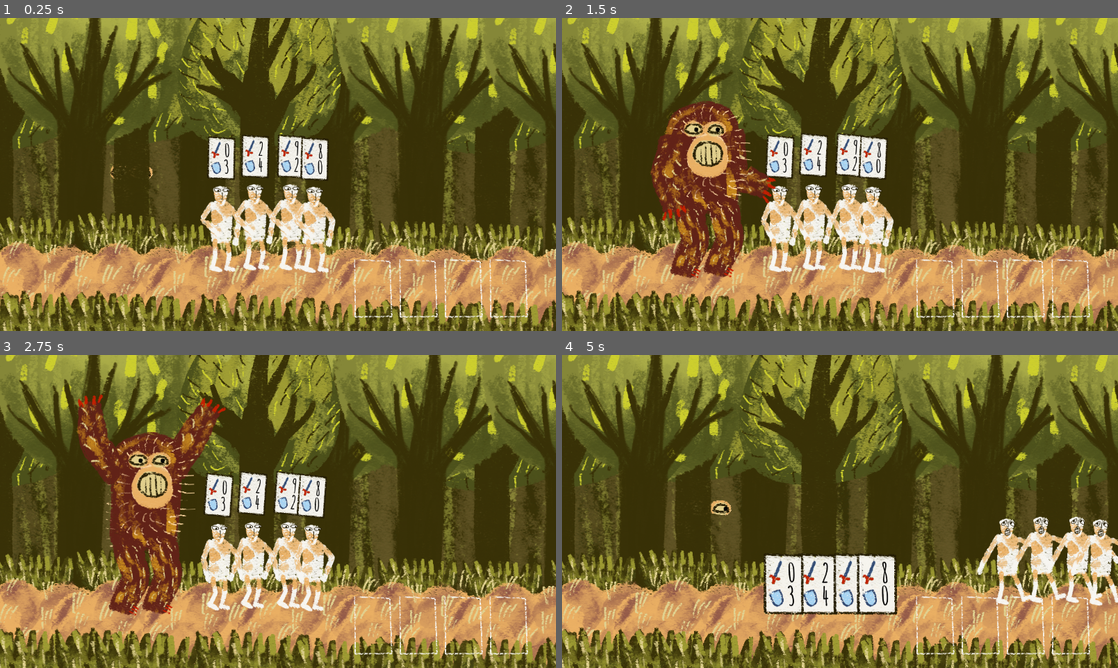
Above: before the commit, frames 1-4 (two rows, left to right).
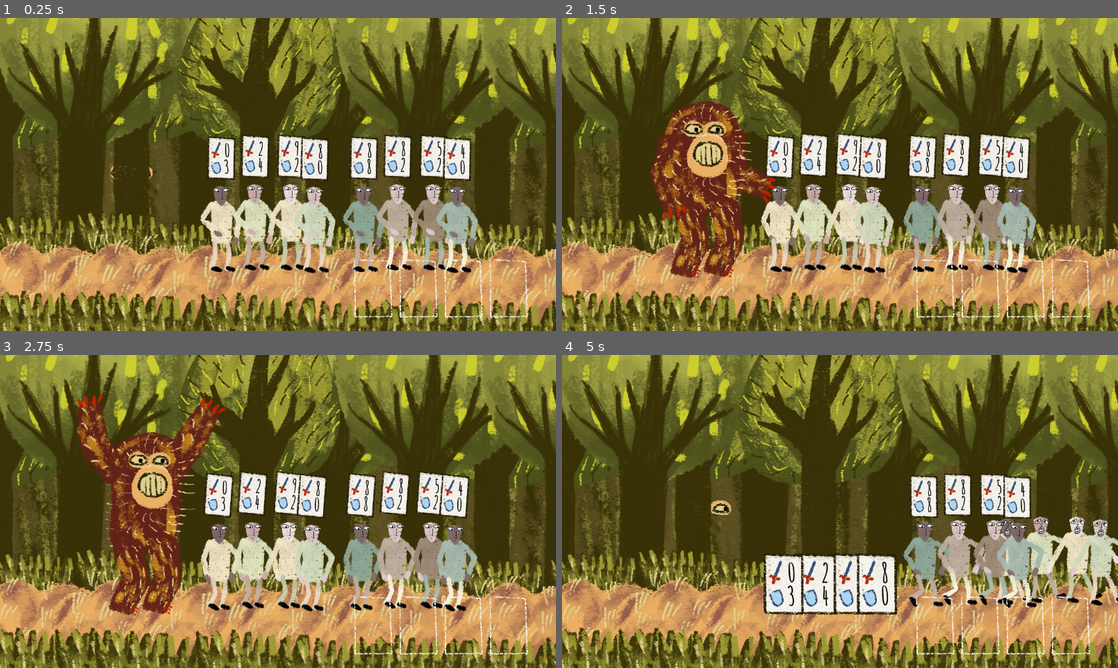
Above: after the commit, the same moments.

Repository: fguillen/The-Forest-Monster-and-the-Cards-Championship
Game: Godot game, scene res://testing/forest.tscn
Two runs of this game, one before a commit and one after it. Both use one fixed random seed, a clock stepped at 60 frames per second and the inputs below. Sound files missing from this copy of the repository are replaced by a short silence.
Inputs (mouse positions are in pixels of both pictures, inside the frame that each line leads up to):
- Up to frame 1 (0.25 s): no input
- Up to frame 2 (1.5 s): tap Enter (ui_accept) at 0.5, 0.77 s; move the mouse to (962, 158) at 0.52 s; hold Right (ui_right) 0.53-1.28 s; click (962, 158) at 0.67 s; move the mouse to (728, 190) at 1.27 s; hold Down (ui_down) from 1.28 s (still down)
- Up to frame 3 (2.75 s): tap Enter (ui_accept) at 1.52 s; move the mouse to (333, 442) at 2.02 s; release Down (ui_down) at 2.03 s; hold Right (ui_right) from 2.03 s (still down)
- Up to frame 4 (5 s): move the mouse to (812, 574) at 2.77 s; release Right (ui_right) at 2.78 s; hold Up (ui_up) 2.78-3.53 s; click (812, 574) at 2.92 s; tap Enter (ui_accept) at 3.02, 3.77, 4.52 s; move the mouse to (1006, 558) at 3.52 s; hold Left (ui_left) from 3.53 s (still down); move the mouse to (673, 464) at 4.27 s

The runs differ from the first frame. In frame 1, 9.5% of the frame differs, in the area x 36-86%, y 37-82%; in frame 2, 9.6%; in frame 3, 9.7%; in frame 4, 8.5%.

Commit message:
Paseant random colors

Diff:
--- a/actors/paseant.gd
+++ b/actors/paseant.gd
@@ -7,13 +7,24 @@
 @export var speed_run = 300
 @export var direction = Vector2.RIGHT
 
+@export var colors_skin: Array[Color]
+@export var colors_clothe: Array[Color]
+
 @onready var animation_player: AnimationPlayer = $AnimationPlayer
 @onready var card: Card = $Card
+
+@onready var _clothe_sweeter = [$Polygons/ArmLeft, $Polygons/ArmRight, $Polygons/Body]
+@onready var _clothe_pans = [$Polygons/LegLeft, $Polygons/LegRight]
+@onready var _clothe_shoes = [$Polygons/FootLeft, $Polygons/FootRight]
+@onready var _clothe_skin = [$Polygons/Head, $Polygons/HandLeft, $Polygons/HandRight]
+
 
 var _current_speed: float
 
 
 func _ready():
+	_set_default_colors()
+	_set_random_clothe_colors()
 	_current_speed = speed
 	_random_card_value()
 
@@ -33,3 +44,39 @@
 	card_value.attack = randi_range(0, 9)
 	card_value.defense = randi_range(0, 9)
 	card.setup(card_value)
+
+
+func _set_default_colors():
+	if colors_skin.is_empty():
+		colors_skin = [Color.html("#867070"), Color.html("#D5B4B4"), Color.html("#E4D0D0"), Color.html("#F5EBEB")]
+
+	if colors_clothe.is_empty():
+		colors_clothe = [
+			Color.html("#BBD6B8"),
+			Color.html("#AEC2B6"),
+			Color.html("#94AF9F"),
+			Color.html("#DBE4C6"),
+			Color.html("#CCD5AE"),
+			Color.html("#E9EDC9"),
+			Color.html("#FEFAE0"),
+			Color.html("#FAEDCD"),
+			Color.html("#8D7B68"),
+			Color.html("#A4907C"),
+			Color.html("#C8B6A6"),
+			Color.html("#F1DEC9"),
+		]
+
+
+
+func _set_random_clothe_colors():
+	var color_sweeter = colors_clothe.pick_random()
+	for i in _clothe_sweeter:
+		i.color = color_sweeter
+
+	var color_pans = colors_clothe.pick_random()
+	for i in _clothe_pans:
+		i.color = color_pans
+
+	var color_skin = colors_skin.pick_random()
+	for i in _clothe_skin:
+		i.color = color_skin
--- a/actors/paseant.tscn
+++ b/actors/paseant.tscn
@@ -3,6 +3,9 @@
 [ext_resource type="Script" path="res://actors/paseant.gd" id="1_6072s"]
 [ext_resource type="Texture2D" uid="uid://jk8s64it8rgt" path="res://assets/paseant/paseant.png" id="1_j54ba"]
 [ext_resource type="PackedScene" uid="uid://hbv7khsd8fs0" path="res://actors/card.tscn" id="3_hied0"]
+
+[sub_resource type="RectangleShape2D" id="RectangleShape2D_rqr6o"]
+size = Vector2(54, 132)
 
 [sub_resource type="SkeletonModification2DCCDIK" id="SkeletonModification2DCCDIK_85d3m"]
 resource_local_to_scene = true
@@ -365,15 +368,16 @@
 "walk": SubResource("Animation_a0w42")
 }
 
-[sub_resource type="RectangleShape2D" id="RectangleShape2D_rqr6o"]
-size = Vector2(54, 132)
-
 [node name="Paseant" type="CharacterBody2D"]
 position = Vector2(-1, -1)
 collision_layer = 2
 collision_mask = 0
 script = ExtResource("1_6072s")
 
+[node name="CollisionShape2D" type="CollisionShape2D" parent="."]
+position = Vector2(175, 101)
+shape = SubResource("RectangleShape2D_rqr6o")
+
 [node name="Polygons" type="Node2D" parent="."]
 
 [node name="ArmLeft" type="Polygon2D" parent="Polygons"]
@@ -406,6 +410,7 @@
 
 [node name="FootLeft" type="Polygon2D" parent="Polygons"]
 position = Vector2(3, -36)
+color = Color(0, 0, 0, 1)
 texture = ExtResource("1_j54ba")
 skeleton = NodePath("../Skeleton2D")
 polygon = PackedVector2Array(185.96, 249.284, 184.814, 258.166, 187.106, 263.897, 193.696, 265.043, 208.023, 264.47, 214.04, 257.307, 208.596, 249.284)
@@ -413,6 +418,7 @@
 bones = ["Hip", PackedFloat32Array(0, 0, 0, 0, 0, 0, 0), "Hip/Chest", PackedFloat32Array(0, 0, 0, 0, 0, 0, 0), "Hip/Che …(854 unchanged characters)…
 
 [node name="Body" type="Polygon2D" parent="Polygons"]
+color = Color(0.545098, 0.478431, 0.403922, 1)
 texture = ExtResource("1_j54ba")
 skeleton = NodePath("../Skeleton2D")
 polygon = PackedVector2Array(149.688, 66.5354, 161.893, 61.4173, 182.365, 62.5984, 204.018, 66.5354, 206.381, 103.937, 205.987, 119.291, 206.381, 129.528, 203.231, 160.236, 196.145, 167.323, 171.341, 168.504, 151.656, 167.323, 143.389, 155.906, 146.538, 129.921, 144.57, 118.898, 144.57, 109.055)
@@ -474,6 +480,7 @@
 
 [node name="FootRight" type="Polygon2D" parent="Polygons"]
 position = Vector2(5, -35)
+color = Color(0, 0, 0, 1)
 texture = ExtResource("1_j54ba")
 skeleton = NodePath("../Skeleton2D")
 polygon = PackedVector2Array(155.301, 248.711, 154.155, 257.593, 156.447, 263.324, 163.037, 264.47, 179.656, 262.178, 185.1, 256.447, 182.521, 248.997)
@@ -481,6 +488,7 @@
 bones = ["Hip", PackedFloat32Array(0, 0, 0, 0, 0, 0, 0), "Hip/Chest", PackedFloat32Array(0, 0, 0, 0, 0, 0, 0), "Hip/Che …(854 unchanged characters)…
 
 [node name="Skeleton2D" type="Skeleton2D" parent="Polygons"]
+visible = false
 modification_stack = SubResource("SkeletonModificationStack2D_gdssj")
 
 [node name="Hip" type="Bone2D" parent="Polygons/Skeleton2D"]
@@ -501,12 +509,10 @@
 [node name="ArmRight" type="Bone2D" parent="Polygons/Skeleton2D/Hip"]
 position = Vector2(-25, -73)
 rest = Transform2D(1, 0, 0, 1, -25, -73)
-metadata/_local_pose_override_enabled_ = true
 
 [node name="ForearmRight" type="Bone2D" parent="Polygons/Skeleton2D/Hip/ArmRight"]
 position = Vector2(-35, 2)
 rest = Transform2D(1, 0, 0, 1, -35, 2)
-metadata/_local_pose_override_enabled_ = true
 
 [node name="HandRight" type="Bone2D" parent="Polygons/Skeleton2D/Hip/ArmRight/ForearmRight"]
 position = Vector2(-45, 2)
@@ -522,13 +528,11 @@
 position = Vector2(19, -73)
 rotation = -0.0239745
 rest = Transform2D(0.999713, -0.0239722, 0.0239722, 0.999713, 19, -73)
-metadata/_local_pose_override_enabled_ = true
 
 [node name="ForearmLeft" type="Bone2D" parent="Polygons/Skeleton2D/Hip/ArmLeft"]
 position = Vector2(40, 0)
 rotation = -0.0246668
 rest = Transform2D(0.999696, -0.0246643, 0.0246643, 0.999696, 40, 0)
-metadata/_local_pose_override_enabled_ = true
 
 [node name="HandLeft" type="Bone2D" parent="Polygons/Skeleton2D/Hip/ArmLeft/ForearmLeft"]
 position = Vector2(45.0089, 1.14867)
@@ -543,14 +547,12 @@
 [node name="LegRight" type="Bone2D" parent="Polygons/Skeleton2D/Hip"]
 position = Vector2(-16, 9)
 rest = Transform2D(1, 0, 0, 1, -16, 9)
-metadata/_local_pose_override_enabled_ = true
 
 [node name="CalfRight" type="Bone2D" parent="Polygons/Skeleton2D/Hip/LegRight"]
 position = Vector2(3.00128, 34.0025)
 rotation = -0.741765
 scale = Vector2(0.999977, 0.999977)
 rest = Transform2D(1, 0, 0, 1, 3, 34)
-metadata/_local_pose_override_enabled_ = true
 
 [node name="FootRight" type="Bone2D" parent="Polygons/Skeleton2D/Hip/LegRight/CalfRight"]
 position = Vector2(0, 31)
@@ -565,12 +567,10 @@
 [node name="LegLeft" type="Bone2D" parent="Polygons/Skeleton2D/Hip"]
 position = Vector2(12, 11)
 rest = Transform2D(1, 0, 0, 1, 12, 11)
-metadata/_local_pose_override_enabled_ = true
 
 [node name="CalfLeft" type="Bone2D" parent="Polygons/Skeleton2D/Hip/LegLeft"]
 position = Vector2(3, 34)
 rest = Transform2D(1, 0, 0, 1, 3, 34)
-metadata/_local_pose_override_enabled_ = true
 
 [node name="FootLeft" type="Bone2D" parent="Polygons/Skeleton2D/Hip/LegLeft/CalfLeft"]
 position = Vector2(0, 31)
@@ -604,8 +604,4 @@
 position = Vector2(176, -21)
 scale = Vector2(0.7, 0.7)
 
-[node name="CollisionShape2D" type="CollisionShape2D" parent="."]
-position = Vector2(175, 101)
-shape = SubResource("RectangleShape2D_rqr6o")
-
 [connection signal="scared" from="." to="Card" method="jump"]
--- a/testing/forest.tscn
+++ b/testing/forest.tscn
@@ -359,3 +359,19 @@
 [node name="Paseant4" parent="." instance=ExtResource("11_85lh6")]
 position = Vector2(239, 171)
 speed = 0
+
+[node name="Paseant5" parent="." instance=ExtResource("11_85lh6")]
+position = Vector2(352, 169)
+speed = 0
+
+[node name="Paseant6" parent="." instance=ExtResource("11_85lh6")]
+position = Vector2(430, 165)
+speed = 0
+
+[node name="Paseant7" parent="." instance=ExtResource("11_85lh6")]
+position = Vector2(513, 165)
+speed = 0
+
+[node name="Paseant8" parent="." instance=ExtResource("11_85lh6")]
+position = Vector2(567, 171)
+speed = 0
Binary file changed: assets/paseant/paseant.png
Not shown, changed: assets/paseant/paseant.png~
